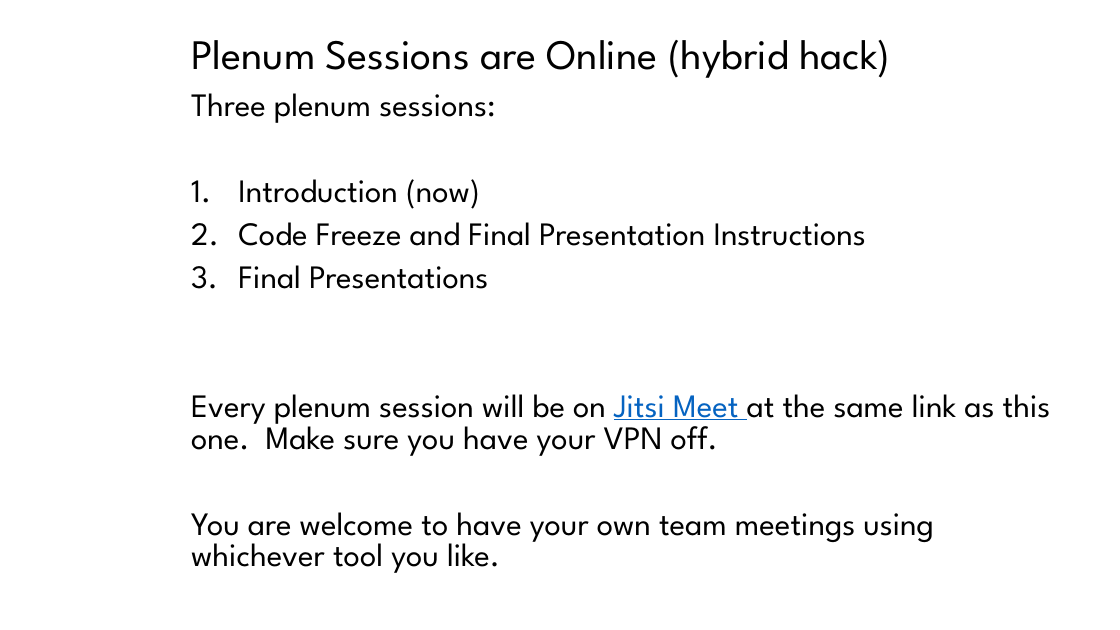
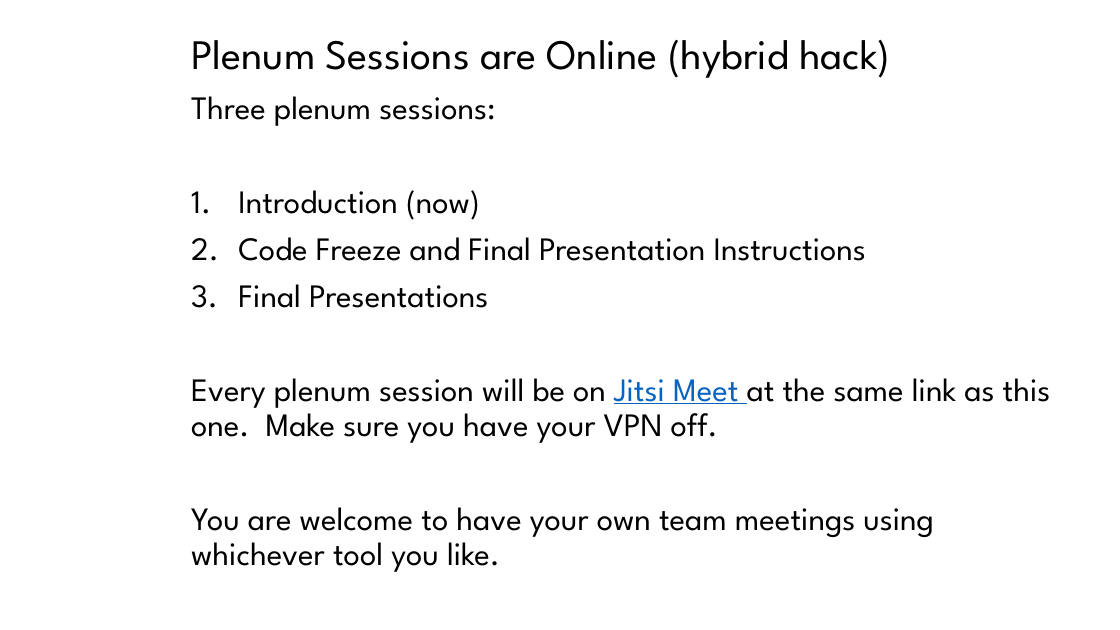
Before and after one commit to EAGE-Annual-Hackathon/EAGE-Annual-Hackathon-2022-Plenum-Sessions, a slide deck: slide 9 of opening_plenum_session_slides.pptx. Drawn at 1120x630 pixels with LibreOffice and Linux fonts; fonts in the diff are those of the drawing; background and template pictures are left out. Boxes give left, top, right and bottom in pixels: in the first picture for what was removed or moved away, otherwise in the second. Text is boxed around its words. In the diff, an @@ line names an element or a change of style, - is before the commit and + after.

```diff
--- a/opening_plenum_session_slides.pptx
+++ b/opening_plenum_session_slides.pptx
@@ text "Three plenum sessions:" at box(191, 96, 1051, 572): line spacing 0.8 to 0.9 @@
```
Also in this commit, not shown: 3 other slides changed, 1 slide added.
